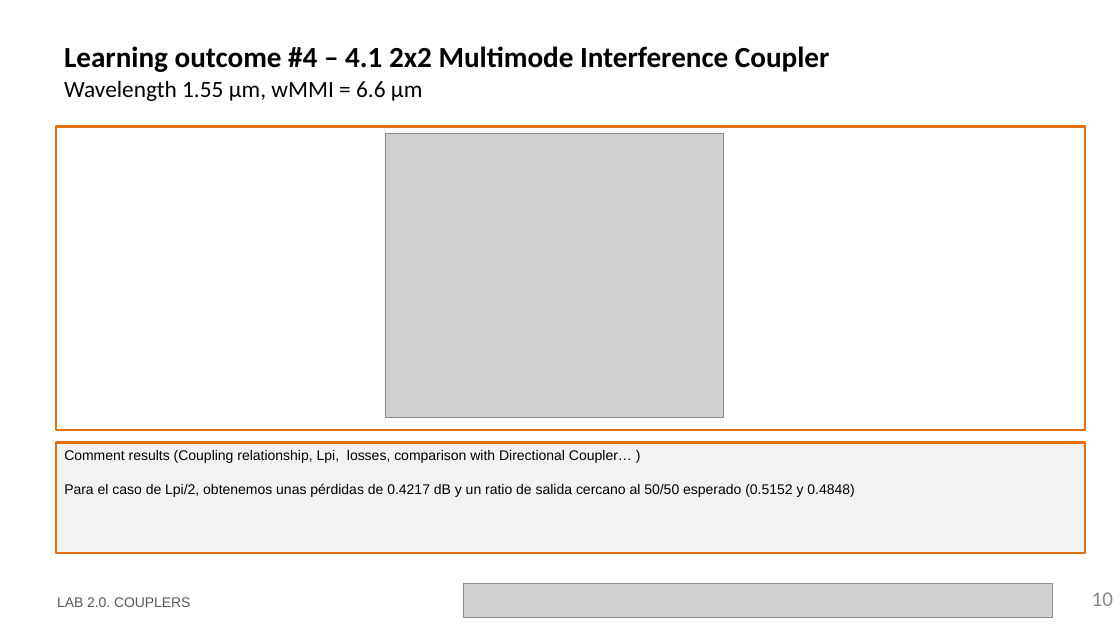
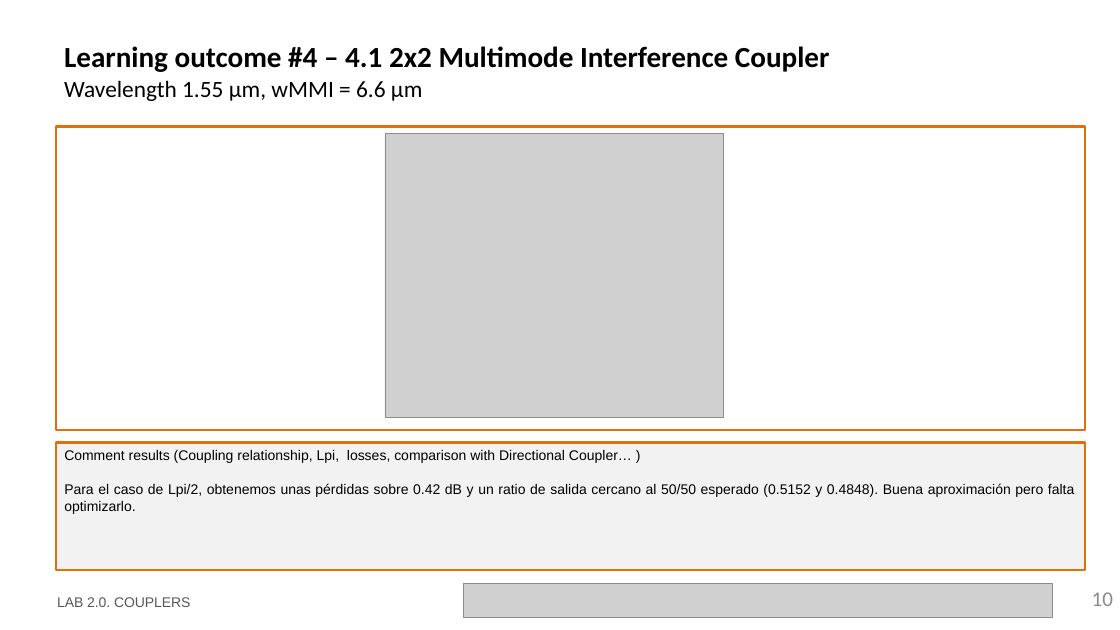
Before and after one commit to davidalcarria/pic-upv-lab2, a slide deck: slide 10 of LabBook_20.pptx. Drawn at 1120x630 pixels with LibreOffice and Linux fonts; fonts in the diff are those of the drawing; grey boxes stand for pictures; background and template pictures are left out. Boxes give left, top, right and bottom in pixels: in the first picture for what was removed or moved away, otherwise in the second. Text is boxed around its words. In the diff, an @@ line names an element or a change of style, - is before the commit and + after.

```diff
--- a/LabBook_20.pptx
+++ b/LabBook_20.pptx
@@ rectangle "Comment results (Coupling relationship, Lpi, ...": place and size @@
-rectangle "Comment results (Coupling relationship, Lpi, ..." at <box>56,443,1086,553</box>
+rectangle "Comment results (Coupling relationship, Lpi, ..." at <box>56,443,1086,570</box>
@@ text in rectangle at <box>64,483,1074,514</box>: text changed @@
-Para el caso de Lpi/2, obtenemos unas pérdidas de 0.4217 dB y un ratio de salida cercano al 50/50 esperado (0.5152 y 0.4848)
+Para el caso de Lpi/2, obtenemos unas pérdidas sobre 0.42 dB y un ratio de salida cercano al 50/50 esperado (0.5152 y 0.4848). Buena aproximación pero falta optimizarlo.
```
Also in this commit, not shown: 10 other slides changed.
